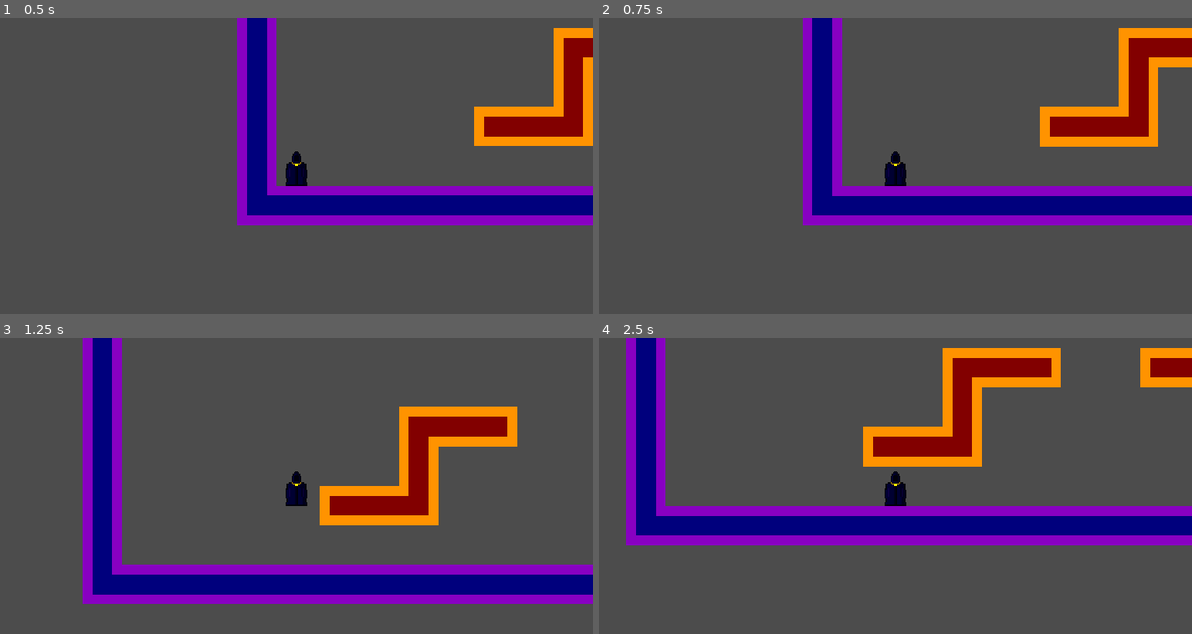
Above: before the commit, frames 1-4 (two rows, left to right).
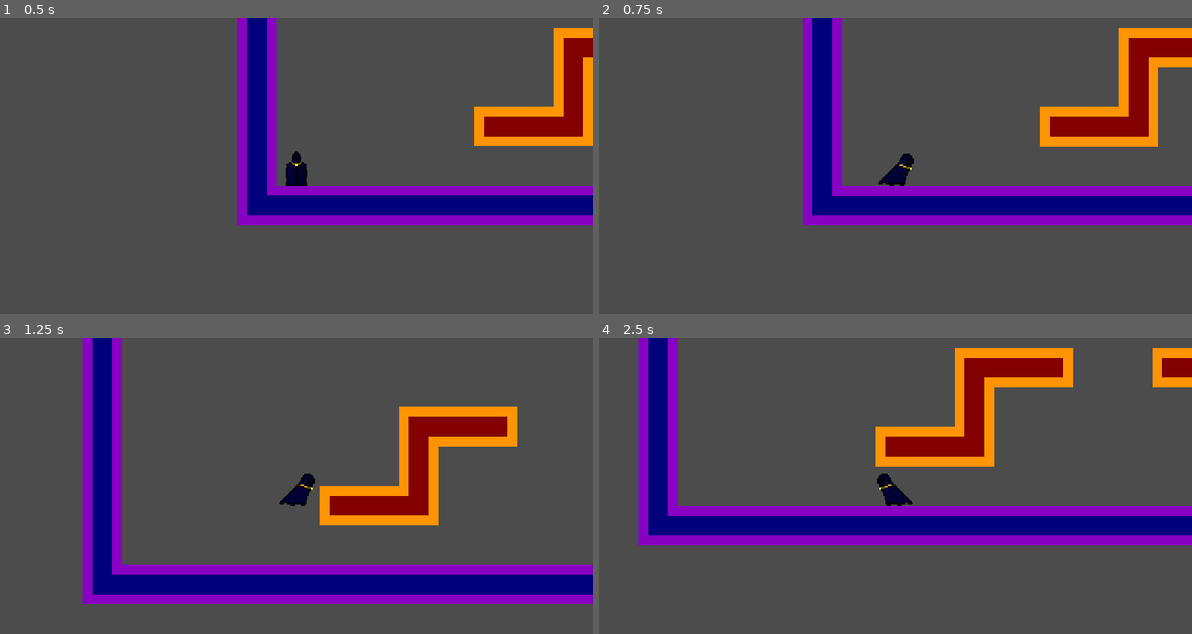
Above: after the commit, the same moments.

Repository: Nerdling-S/My_Seven_Joys
Game: Godot game, scene res://Level1.tscn
The game is run twice, just before and just after one commit, with the same random seed, the same clock (stepped at 60 frames per second) and the same inputs.
Inputs:
- Up to frame 1 (0.5 s): no input
- Up to frame 2 (0.75 s): tap Enter at 0.5 s; hold Right (game_right) from 0.53 s (still down)
- Up to frame 3 (1.25 s): keep holding Right (game_right); tap Up (game_jump) at 0.77 s
- Up to frame 4 (2.5 s): tap Up (game_jump) at 1.52 s; release Right (game_right) at 2.03 s; hold Left (game_left) from 2.03 s (still down)

Frame 1 is identical in both runs. In frame 2, 0.3% of the frame differs, in the area x 47-54%, y 45-57%; in frame 3, 0.3%; in frame 4, 8.2%, in the area x 4-95%, y 0-71%.

Commit message:
Left/Right Animation
Integrated left/right animation into movement
Added collision shape for running
Added Animation Player
Replaced rest sprite with frame 0 of animation
Reordered characters/player with /animation folder

Diff:
--- a/Level1.tscn
+++ b/Level1.tscn
@@ -1,9 +1,29 @@
-[gd_scene load_steps=5 format=2]
+[gd_scene load_steps=9 format=2]
 
 [ext_resource path="res://background/tilesets/Tileset_3x3.tres" type="TileSet" id=1]
 [ext_resource path="res://characters/player/Player.gd" type="Script" id=2]
-[ext_resource path="res://characters/player/Soulless_Rest.png" type="Texture" id=3]
-[ext_resource path="res://characters/player/PlayerShape.tres" type="Shape2D" id=4]
+[ext_resource path="res://characters/player/animation/Soulless_Anim_Atlas.png" type="Texture" id=3]
+[ext_resource path="res://Sprite.gd" type="Script" id=4]
+[ext_resource path="res://characters/player/Player_Shape.tres" type="Shape2D" id=5]
+[ext_resource path="res://characters/player/animation/Player_Run_Shape.tres" type="Shape2D" id=6]
+[ext_resource path="res://characters/player/animation/Player_Run_Anim.tres" type="Animation" id=7]
+
+[sub_resource type="Animation" id=1]
+resource_name = "Run"
+length = 0.3
+loop = true
+tracks/0/type = "value"
+tracks/0/path = NodePath("Sprite:frame")
+tracks/0/interp = 1
+tracks/0/loop_wrap = true
+tracks/0/imported = false
+tracks/0/enabled = true
+tracks/0/keys = {
+"times": PoolRealArray( 0, 0.1, 0.2 ),
+"transitions": PoolRealArray( 1, 1, 1 ),
+"update": 1,
+"values": [ 1, 2, 3 ]
+}
 
 [node name="Level1" type="Node2D"]
 
@@ -20,10 +40,23 @@
 
 [node name="Sprite" type="Sprite" parent="Player"]
 texture = ExtResource( 3 )
+hframes = 4
+frame = 1
+script = ExtResource( 4 )
 
-[node name="CollisionShape2D" type="CollisionShape2D" parent="Player"]
-shape = ExtResource( 4 )
+[node name="RestCollisionShape" type="CollisionShape2D" parent="Player"]
+visible = false
+shape = ExtResource( 5 )
+
+[node name="RunCollisionShape" type="CollisionShape2D" parent="Player"]
+visible = false
+shape = ExtResource( 6 )
+disabled = true
 
 [node name="Camera2D" type="Camera2D" parent="Player"]
 current = true
 zoom = Vector2( 1.25, 1.25 )
+
+[node name="AnimPlayer" type="AnimationPlayer" parent="Player"]
+anims/Player_Run_Anim = ExtResource( 7 )
+anims/Run = SubResource( 1 )
--- /dev/null
+++ b/Sprite.gd
@@ -0,0 +1,22 @@
+extends Sprite
+
+var anim_player
+
+var rest_coll_shape
+var run_coll_shape
+
+func _ready():
+	anim_player = get_node("../AnimPlayer")
+	rest_coll_shape = get_node("../RestCollisionShape")
+	run_coll_shape = get_node("../RunCollisionShape")
+
+func change_anim(state):
+	if state == 0:
+		anim_player.stop(true)
+		frame = 0
+		run_coll_shape.disabled = true
+		rest_coll_shape.disabled = false
+	elif state == 1:
+		anim_player.play("Player_Run_Anim")
+		rest_coll_shape.disabled = true
+		run_coll_shape.disabled = false
--- a/characters/player/Player.gd
+++ b/characters/player/Player.gd
@@ -15,17 +15,23 @@
 
 	if Input.is_action_pressed("game_right"):
 		velocity.x += run_speed
+		$Sprite.scale.x = 1
+		$Sprite.change_anim(1)
 
 	if Input.is_action_pressed("game_left"):
 		velocity.x -= run_speed
+		$Sprite.scale.x = -1
+		$Sprite.change_anim(1)
 
 func _physics_process(delta):
 	velocity.y += gravity * delta
 
 	poll_input()
 
+	if velocity.x == 0:
+		$Sprite.change_anim(0)
+
 	var collision_info
-
 	collision_info = move_and_collide(velocity * delta)
 
 	velocity = move_and_slide(velocity, Vector2(0,-1))
--- /dev/null
+++ b/characters/player/animation/Player_Run_Anim.tres
@@ -0,0 +1,18 @@
+[gd_resource type="Animation" format=2]
+
+[resource]
+resource_name = "Run"
+length = 0.3
+loop = true
+tracks/0/type = "value"
+tracks/0/path = NodePath("Sprite:frame")
+tracks/0/interp = 1
+tracks/0/loop_wrap = true
+tracks/0/imported = false
+tracks/0/enabled = true
+tracks/0/keys = {
+"times": PoolRealArray( 0, 0.1, 0.2 ),
+"transitions": PoolRealArray( 1, 1, 1 ),
+"update": 1,
+"values": [ 1, 2, 3 ]
+}
--- /dev/null
+++ b/characters/player/animation/Player_Run_Shape.tres
@@ -0,0 +1,4 @@
+[gd_resource type="ConvexPolygonShape2D" format=2]
+
+[resource]
+points = PoolVector2Array( 4.5, -10, 14, -6, 7, 16, -14, 16 )
Renamed: characters/player/PlayerShape.tres -> characters/player/Player_Shape.tres
Binary file removed: characters/player/Soulless_Rest.png
Binary file added: characters/player/animation/Soulless_Anim_Atlas.png
Not shown, changed: characters/player/animation/Soulless_Anim_Atlas.png.import
